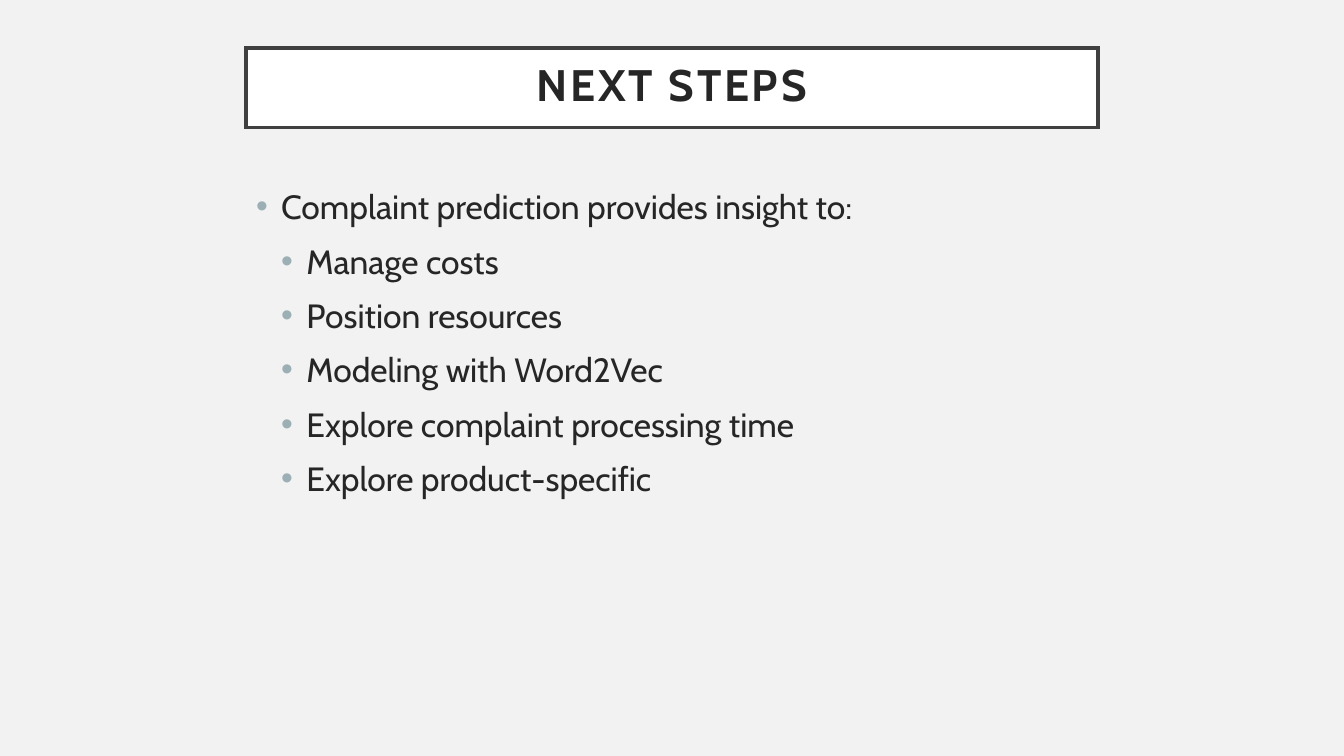
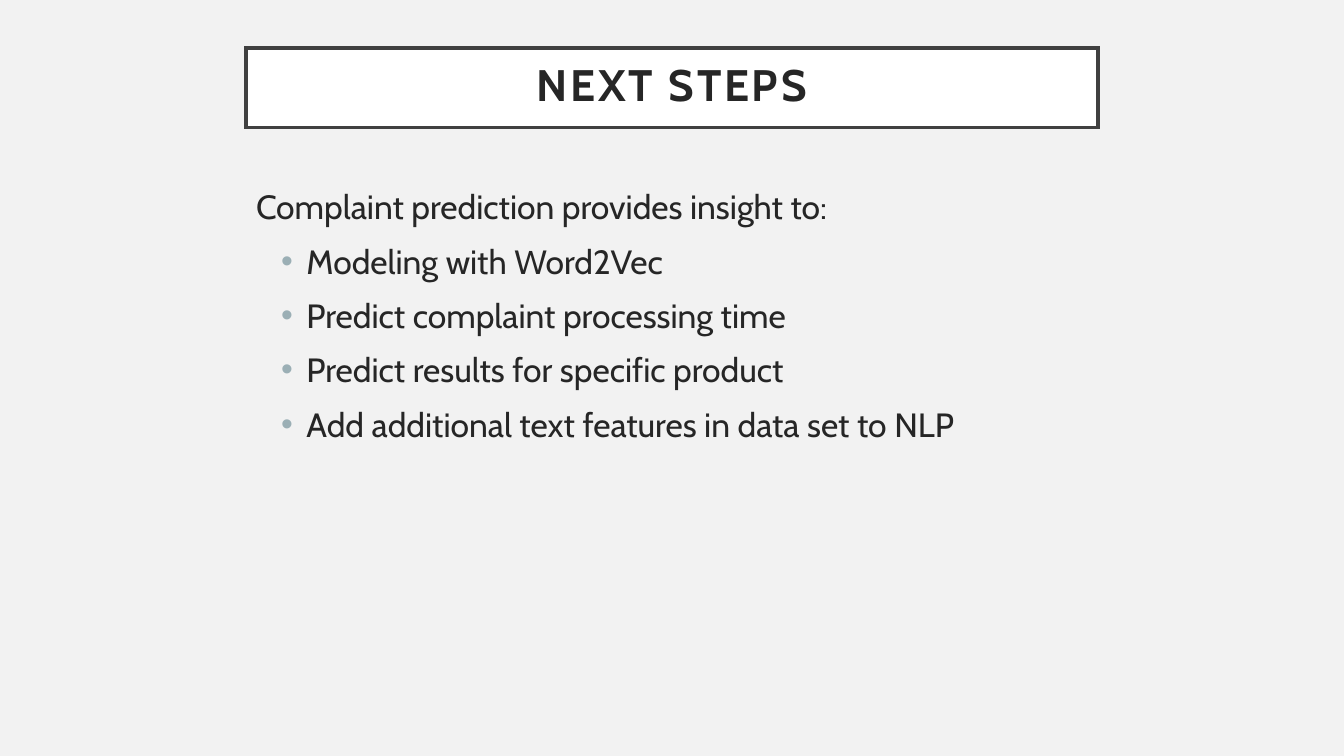
Before and after one commit to ChrisMichael11/Consumer_Complaint_Project, a slide deck: slide 6 of ppt/Consumer_Complaints.pptx. Drawn at 1344x756 pixels with LibreOffice and Linux fonts; fonts in the diff are those of the drawing. Boxes give left, top, right and bottom in pixels: in the first picture for what was removed or moved away, otherwise in the second. Text is boxed around its words. In the diff, an @@ line names an element or a change of style, - is before the commit and + after.

```diff
--- a/ppt/Consumer_Complaints.pptx
+++ b/ppt/Consumer_Complaints.pptx
@@ text at box(256, 193, 828, 227): bullet • to none @@
@@ text at box(306, 250, 562, 329): paragraphs removed @@
-  • Manage costs
-  • Position resources
@@ text at box(306, 302, 954, 438): text changed @@
-  • Explore complaint processing time
-  • Explore product-specific
+  • Predict complaint processing time
+  • Predict results for specific product
+  • Add additional text features in data set to NLP
```
Also in this commit, not shown: 2 other slides changed, 7 other files.
